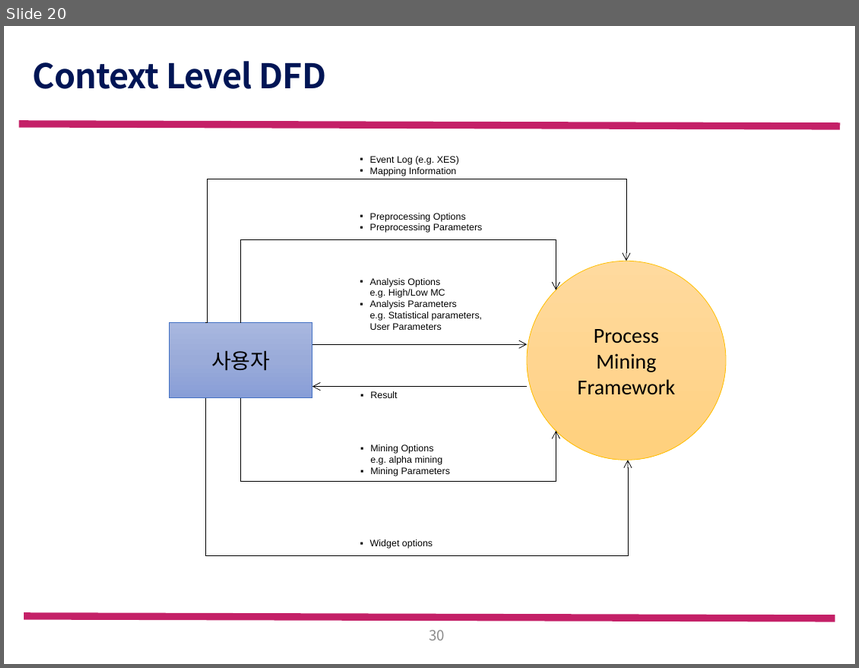
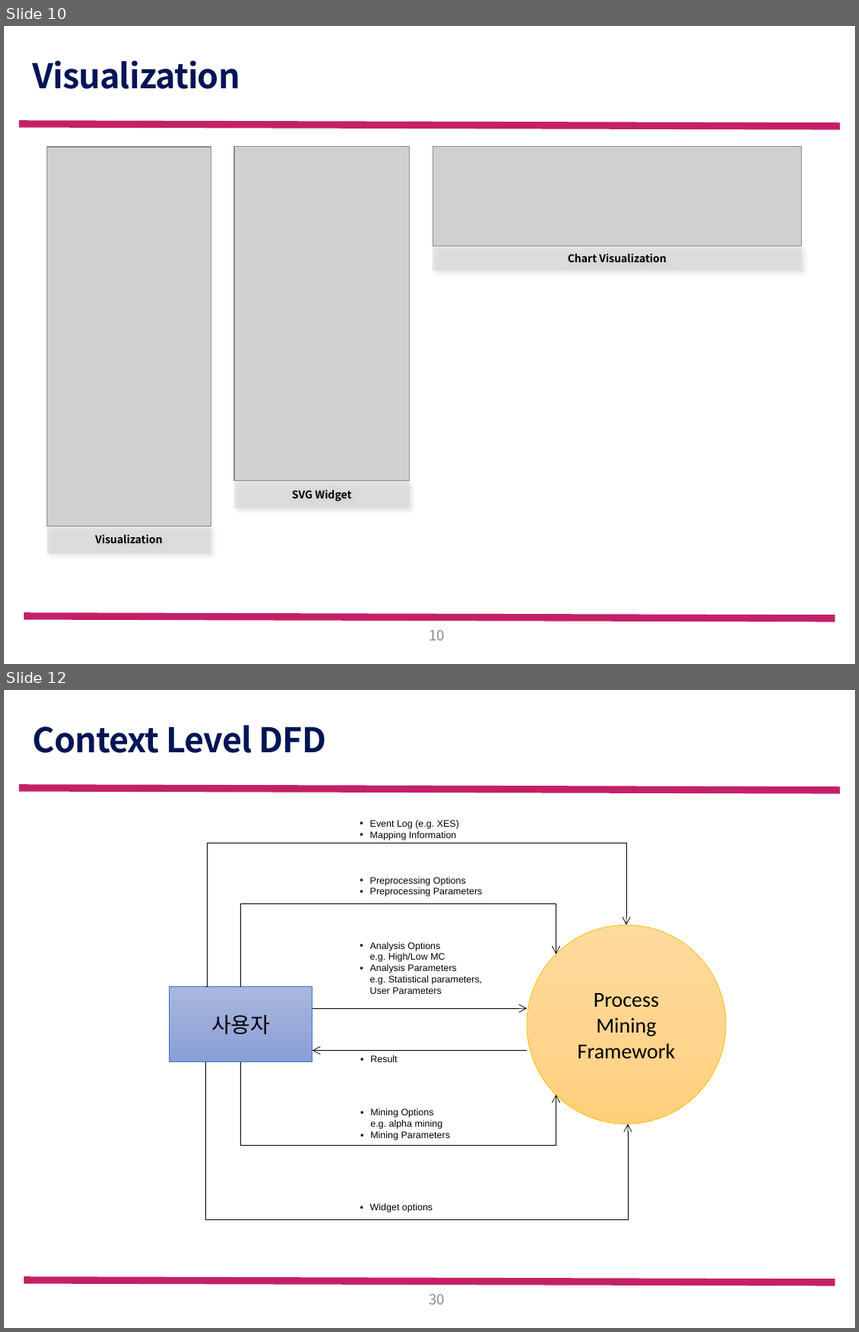
Before and after one commit to amaraletitia/pm19, a slide deck: 설계 자료/FW_system_architecture.pptx. Shown one above the other, each under a label of ours: slide 20 before the commit, slides 10 and 12 after it; the slides between them are not shown. The pictures are 859x668 and 859x1332 pixels, drawn with LibreOffice and Linux fonts; fonts in the diff are those of the drawing; grey boxes stand for pictures; background and template pictures are left out. Boxes give left, top, right and bottom in pixels: in the first picture for what was removed or moved away, otherwise in the second. Text is boxed around its words. In the diff, an @@ line names an element or a change of style, - is before the commit and + after.

```diff
--- a/설계 자료/FW_system_architecture.pptx
+++ b/설계 자료/FW_system_architecture.pptx
@@ slide 10 added at <box>4,26,855,664</box>, background #FFFFFF; not listed: 2 template elements that a slide beside it also shows @@
@@ title added at <box>32,60,240,89</box>, 28.8 pt, text #001555, bold @@
+Visualization
@@ picture added at <box>47,147,211,527</box> @@
@@ picture added at <box>235,147,410,481</box> @@
@@ picture added at <box>433,147,801,246</box> @@
@@ rectangle added at <box>433,246,801,271</box>, fill #D2D3D5 at 50% opacity, 9 pt, text #000000, bold @@
+Chart Visualization
@@ rectangle added at <box>235,481,410,509</box>, fill #D2D3D5 at 50% opacity, 9 pt, text #000000, bold @@
+SVG Widget
@@ rectangle added at <box>47,527,211,553</box>, fill #D2D3D5 at 50% opacity, 9 pt, text #000000, bold @@
+Visualization
@@ page number added at <box>429,630,445,641</box>, 12 pt, text #8C8C8C @@
+10
@@ what was slide 20 is now slide 12 @@
```
Also in this commit, not shown: 3 slides changed, 5 other slides added, 14 slides removed.
